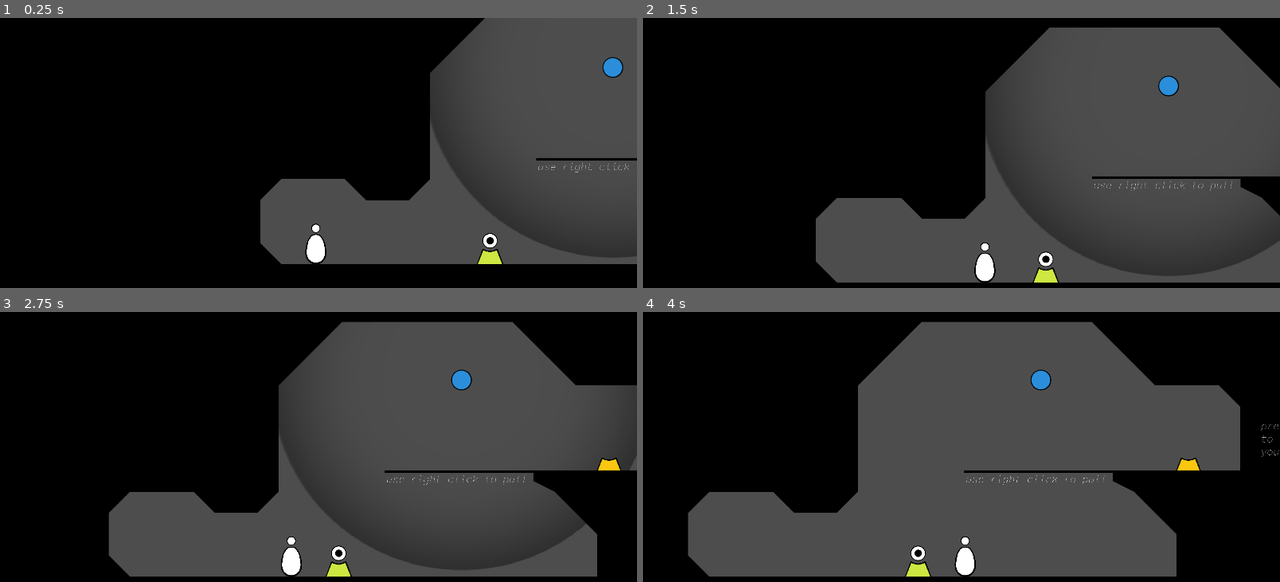
Above: before the commit, frames 1-4 (two rows, left to right).
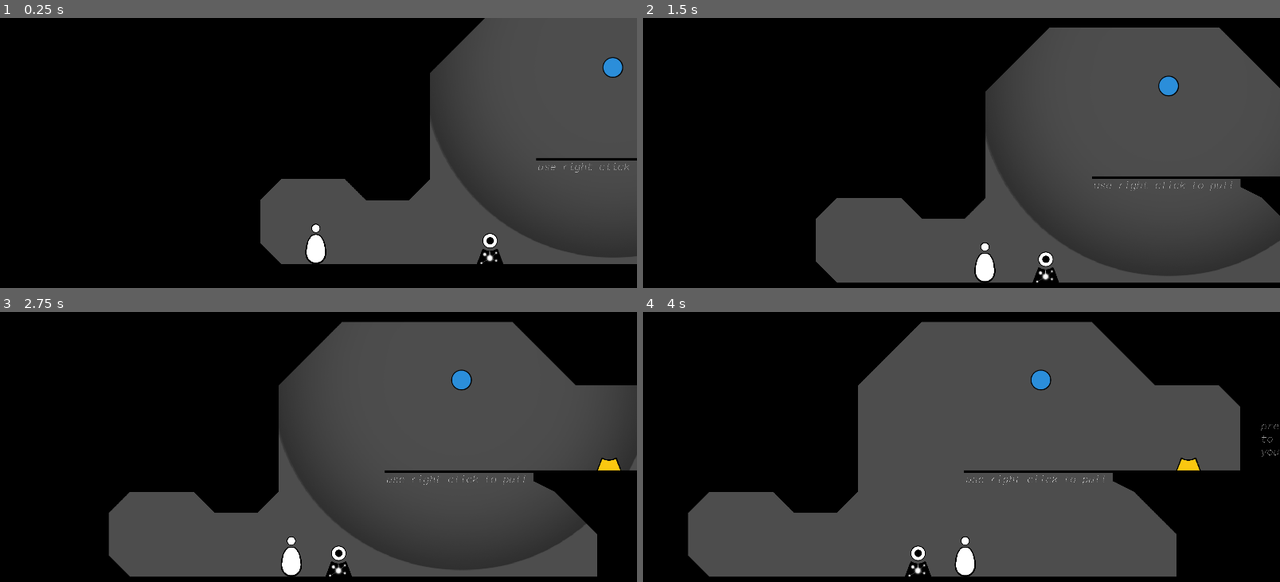
Above: after the commit, the same moments.

Repository: Lukko-Digital/upwell
Game: Godot game, scene res://src/game.tscn
The game is run twice, just before and just after one commit, with the same random seed, the same clock (stepped at 60 frames per second) and the same inputs.
Inputs (mouse positions are in pixels of both pictures, inside the frame that each line leads up to):
- Up to frame 1 (0.25 s): no input
- Up to frame 2 (1.5 s): tap Enter at 0.5, 1.25 s; move the mouse to (1101, 180) at 0.52 s; hold E (interact) 0.53-1.28 s; hold D (right) from 0.53 s (still down); click (1101, 180) at 0.67 s; tap Space (jump) at 0.77 s; move the mouse to (834, 215) at 1.27 s; tap Shift (orbit) at 1.35 s
- Up to frame 3 (2.75 s): tap Space (jump) at 1.52 s; tap Enter at 2 s; move the mouse to (382, 411) at 2.02 s; release D (right) at 2.03 s; press the mouse at (382, 411) at 2.03 s; hold A (left) from 2.03 s (still down)
- Up to frame 4 (4 s): tap Enter at 2.75, 3.5 s; move the mouse to (929, 563) at 2.77 s; release A (left) at 2.78 s; release the mouse at (929, 563) at 2.78 s; hold D (right) from 2.78 s (still down); tap E (interact) at 2.85 s; click (929, 563) at 2.92 s; tap Space (jump) at 3.02, 3.77 s; move the mouse to (1152, 544) at 3.52 s; hold Shift (orbit) from 3.53 s (still down)

The runs differ from the first frame. In frame 1, 0.2% of the frame differs, in the area x 75-79%, y 86-92%; in frame 2, 0.2%, in the area x 61-66%, y 92-99%; in frame 3, 0.2%; in frame 4, 0.2%.
Error after the commit: Invalid assignment of property or key 'frame' with value of type 'int' on a base object of type 'Nil'. (res://src/holder/clicker_holder.gd:56)

Commit message:
animate clicker holder - THIS BREAKS RECEIVERS

Diff:
--- a/src/holder/clicker_holder.gd
+++ b/src/holder/clicker_holder.gd
@@ -4,7 +4,12 @@
 @export var starts_with_clicker: bool
 @export var is_catcher: bool = false
 @export var clicker_sprite: Sprite2D
+@export var holder_sprite: Sprite2D
 @export var catcher_field: Sprite2D
+
+enum HolderFrames {
+	GLOW, OFF
+}
 
 @onready var id: String = owner.name + name
 @onready var clicker_scene: PackedScene = preload ("res://src/clicker/clicker.tscn")
@@ -43,7 +48,14 @@
 	clicker_parent.add_child(instance)
 
 func _set_has_clicker(value: bool):
+	## Change visuals
 	clicker_sprite.visible = value
+	if value:
+		holder_sprite.frame = HolderFrames.GLOW
+	else:
+		holder_sprite.frame = HolderFrames.OFF
+	## Change own state and global state
 	has_clicker = value
 	Global.clicker_state[id] = value
+	## Emit signal (ONLY USED IN MULTIRECEIVER)
 	clicker_state_changed.emit(self, value)
--- a/src/level_elements/holder/clicker_holder.tscn
+++ b/src/level_elements/holder/clicker_holder.tscn
@@ -1,7 +1,7 @@
 [gd_scene load_steps=7 format=3 uid="uid://cer8t0kfpov7b"]
 
 [ext_resource type="Script" path="res://src/holder/clicker_holder.gd" id="1_rct6y"]
-[ext_resource type="Texture2D" uid="uid://caaiiawon22gb" path="res://assets/mvp2_assets/holder.png" id="3_jhwto"]
+[ext_resource type="Texture2D" uid="uid://b8suo0elnkciu" path="res://assets/mvp3_assets/holder-sheet.png" id="3_fmxen"]
 [ext_resource type="PackedScene" uid="uid://d1ev75jm17q8w" path="res://src/clicker/clicker_sprite.tscn" id="3_jmcfb"]
 [ext_resource type="Texture2D" uid="uid://ceyfrqipxnpj3" path="res://assets/mvp2_assets/field.png" id="4_2q7yj"]
 [ext_resource type="FontFile" uid="uid://c3dptkqdore24" path="res://assets/ui/fonts/SourceCodePro-VariableFont_wght.ttf" id="4_u1cyd"]
@@ -9,21 +9,23 @@
 [sub_resource type="CircleShape2D" id="CircleShape2D_eoxif"]
 radius = 131.004
 
-[node name="ClickerHolder" type="Area2D" node_paths=PackedStringArray("clicker_sprite", "catcher_field")]
+[node name="ClickerHolder" type="Area2D" node_paths=PackedStringArray("clicker_sprite", "holder_sprite", "catcher_field")]
 collision_layer = 8
 collision_mask = 2
 script = ExtResource("1_rct6y")
 starts_with_clicker = true
 clicker_sprite = NodePath("ClickerSprite")
+holder_sprite = NodePath("HolderSprite")
 catcher_field = NodePath("CatcherField")
 
 [node name="ClickerSprite" parent="." instance=ExtResource("3_jmcfb")]
 position = Vector2(0, -102)
 
-[node name="HookSheet" type="Sprite2D" parent="."]
+[node name="HolderSprite" type="Sprite2D" parent="."]
 position = Vector2(0, -3)
 scale = Vector2(0.7, 0.7)
-texture = ExtResource("3_jhwto")
+texture = ExtResource("3_fmxen")
+hframes = 2
 
 [node name="CatcherField" type="Sprite2D" parent="."]
 position = Vector2(0, -99.4268)
